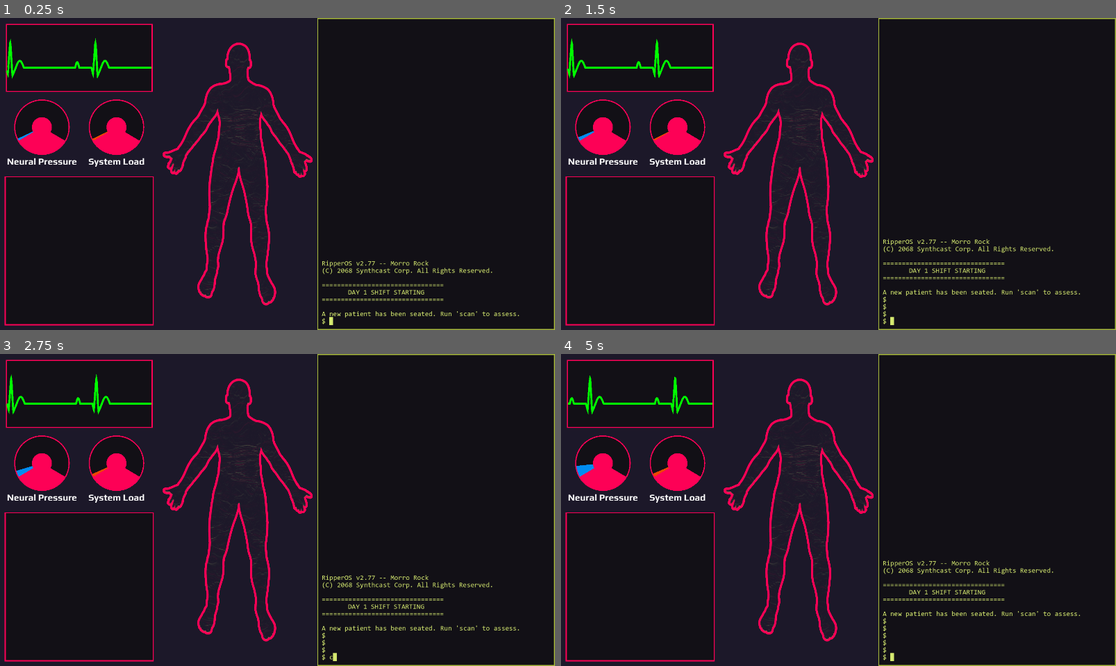
Above: before the commit, frames 1-4 (two rows, left to right).
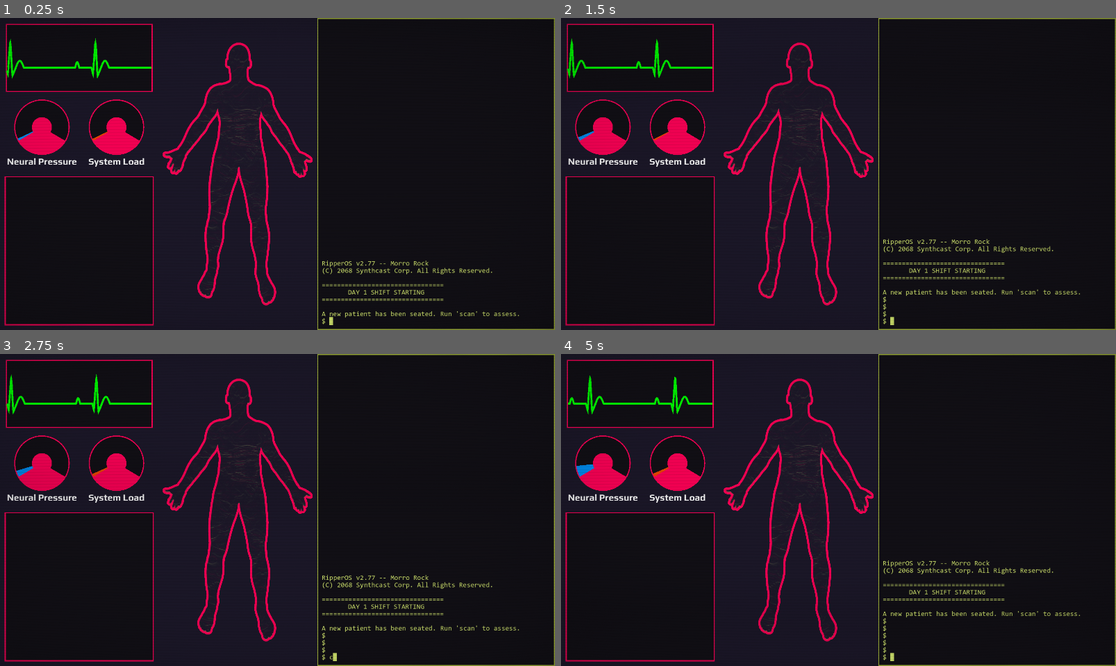
Above: after the commit, the same moments.

Repository: aaronrjackson/ripperdoc
Game: Godot game, scene res://main.tscn
The game is run twice, just before and just after one commit, with the same random seed, the same clock (stepped at 60 frames per second) and the same inputs.
Inputs:
- Up to frame 1 (0.25 s): no input
- Up to frame 2 (1.5 s): tap Enter at 0.5, 0.6 s; hold Right 0.53-1.28 s; hold Down from 1.28 s (still down); tap Keypad Enter at 1.35 s
- Up to frame 3 (2.75 s): release Down at 2.03 s; hold Right from 2.03 s (still down); tap C at 2.1 s
- Up to frame 4 (5 s): release Right at 2.78 s; hold Up 2.78-3.53 s; tap Backspace at 2.85 s; hold Left from 3.53 s (still down); tap Enter at 3.6 s; tap Keypad Enter at 4.35 s

The runs differ from the first frame. In frame 1, 1.3% of the frame differs, in the area x 0-100%, y 0-100%; in frame 2, 1.8%; in frame 3, 2.3%; in frame 4, 1.7%.

Commit message:
game shader

Diff:
--- a/main.tscn
+++ b/main.tscn
@@ -6,6 +6,19 @@
 [ext_resource type="PackedScene" uid="uid://cv0a34so8ikvi" path="res://terminal.tscn" id="3_7mycd"]
 [ext_resource type="PackedScene" uid="uid://ddf5csa45vp5l" path="res://vitals/vitals.tscn" id="4_272bh"]
 [ext_resource type="AudioStream" uid="uid://dj818km5mhv3n" path="res://resources/audio/ambience.wav" id="6_7mycd"]
+[ext_resource type="Shader" uid="uid://depowwq0h55g5" path="res://minigames/crt.gdshader" id="7_272bh"]
+
+[sub_resource type="ShaderMaterial" id="ShaderMaterial_5vw27"]
+shader = ExtResource("7_272bh")
+shader_parameter/scanline_intensity = 0.10000000475
+shader_parameter/scanline_count = 120.000005225
+shader_parameter/vignette_intensity = 0.12400000589
+shader_parameter/flicker_intensity = 0.018000000855
+shader_parameter/noise_intensity = 0.0750000035625
+shader_parameter/bar_intensity = 0.0530000025175
+shader_parameter/bar_speed = 0.1590000075525
+shader_parameter/bar_thickness = 0.1310000062225
+shader_parameter/fisheye_strength = 0.3150000149625
 
 [node name="main" type="Control" unique_id=1977246374]
 layout_mode = 3
@@ -53,3 +66,19 @@
 [node name="AmbiencePlayer" type="AudioStreamPlayer" parent="." unique_id=1730167823]
 stream = ExtResource("6_7mycd")
 volume_db = -24.0
+
+[node name="CRTOverlay" type="ColorRect" parent="." unique_id=444738159]
+material = SubResource("ShaderMaterial_5vw27")
+layout_mode = 1
+anchors_preset = 15
+anchor_right = 1.0
+anchor_bottom = 1.0
+offset_left = -201.0
+offset_top = -114.0
+offset_right = -201.0
+offset_bottom = -114.0
+grow_horizontal = 2
+grow_vertical = 2
+scale = Vector2(1.2, 1.2)
+mouse_filter = 2
+color = Color(0, 0, 0, 0)
--- /dev/null
+++ b/minigames/crt.gdshader
@@ -0,0 +1,73 @@
+shader_type canvas_item;
+
+uniform float scanline_intensity : hint_range(0.0, 1.0) = 0.30;
+uniform float scanline_count : hint_range(10.0, 800.0) = 120.0;
+uniform float vignette_intensity : hint_range(0.0, 2.0) = 0.20;
+uniform float flicker_intensity : hint_range(0.0, 1.0) = 0.05;
+uniform float noise_intensity : hint_range(0.0, 1.0) = 0.10;
+
+// rolling bar
+uniform float bar_intensity : hint_range(0.0, 1.0) = 0.25;
+uniform float bar_speed : hint_range(0.0, 2.0) = 0.18;
+uniform float bar_thickness : hint_range(0.0, 0.5) = 0.08;
+
+// fisheye
+uniform float fisheye_strength : hint_range(0.0, 1.0) = 0.12;
+
+float rand(vec2 co) {
+	return fract(sin(dot(co, vec2(12.9898, 78.233))) * 43758.5453);
+}
+
+vec2 fisheye(vec2 uv, float strength) {
+	vec2 centered = uv - 0.5;
+	float dist = length(centered);
+	float factor = 1.0 + dist * dist * strength;
+	return centered * factor + 0.5;
+}
+
+void fragment() {
+	// fisheye distortion — distort UV before everything else
+	vec2 uv = fisheye(UV, fisheye_strength);
+
+	// discard pixels that land outside 0..1 after fisheye (gives curved screen edge)
+	if (uv.x < 0.0 || uv.x > 1.0 || uv.y < 0.0 || uv.y > 1.0) {
+		COLOR = vec4(0.0, 0.0, 0.0, 1.0);
+		discard;
+	}
+
+	// scanlines
+	float scanline = sin(uv.y * scanline_count * 3.14159);
+	scanline = pow(abs(scanline), 0.5);
+	float scanline_alpha = scanline_intensity * (1.0 - scanline);
+
+	// vignette
+	vec2 vig_uv = uv * (1.0 - uv);
+	float vignette = vig_uv.x * vig_uv.y * 12.0;
+	vignette = clamp(pow(vignette, vignette_intensity), 0.0, 1.0);
+	float vignette_alpha = 1.0 - vignette;
+
+	// flicker
+	float flicker = flicker_intensity * rand(vec2(floor(TIME * 20.0), 0.3));
+
+	// noise
+	float noise = rand(uv + vec2(floor(TIME * 15.0) * 0.01, floor(TIME * 15.0) * 0.007));
+	float noise_alpha = (noise - 0.5) * noise_intensity;
+
+	// rolling bar — slow dark band scrolling down the screen
+	float bar_pos = fract(TIME * bar_speed);
+	float bar_dist = abs(uv.y - bar_pos);
+	// wrap around at edges
+	bar_dist = min(bar_dist, 1.0 - bar_dist);
+	float bar = smoothstep(bar_thickness, 0.0, bar_dist) * bar_intensity;
+
+	// combine
+	float darkness = scanline_alpha + vignette_alpha * 0.5 + flicker + bar;
+	darkness = clamp(darkness, 0.0, 0.92);
+
+	COLOR = vec4(
+		noise_alpha,
+		noise_alpha,
+		noise_alpha,
+		darkness
+	);
+}
--- a/terminal.tscn
+++ b/terminal.tscn
@@ -5,12 +5,22 @@
 [ext_resource type="FontFile" uid="uid://ccd6pdycbdeo5" path="res://resources/fonts/CONSOLAB.TTF" id="3_cvdli"]
 [ext_resource type="FontFile" uid="uid://vjvirrgeyf1f" path="res://resources/fonts/CONSOLAZ.TTF" id="4_i03jj"]
 [ext_resource type="FontFile" uid="uid://b7cgby1b6ex2e" path="res://resources/fonts/CONSOLAI.TTF" id="5_icv5u"]
+[ext_resource type="Shader" uid="uid://depowwq0h55g5" path="res://minigames/crt.gdshader" id="6_i03jj"]
 
 [sub_resource type="StyleBoxFlat" id="StyleBoxFlat_yrvhh"]
 bg_color = Color(0.6526734, 0.7235997, 0.24019825, 1)
 
 [sub_resource type="StyleBoxFlat" id="StyleBoxFlat_cvdli"]
 bg_color = Color(0.07058824, 0.0627451, 0.08627451, 1)
+
+[sub_resource type="ShaderMaterial" id="ShaderMaterial_cvdli"]
+shader = ExtResource("6_i03jj")
+shader_parameter/scanline_intensity = 1.0
+shader_parameter/scanline_count = 10.0
+shader_parameter/vignette_intensity = 0.246000011685
+shader_parameter/flicker_intensity = 0.018
+shader_parameter/noise_intensity = 0.190000009025
+shader_parameter/glow_intensity = 0.2000000095
 
 [node name="Terminal" type="Control" unique_id=270556858]
 custom_minimum_size = Vector2(100, 100)
@@ -79,3 +89,15 @@
 vertical_alignment = 2
 
 [node name="VirusPlayer" type="AudioStreamPlayer" parent="." unique_id=1914784492]
+
+[node name="CRTOverlay" type="ColorRect" parent="." unique_id=305005246]
+visible = false
+material = SubResource("ShaderMaterial_cvdli")
+layout_mode = 1
+anchors_preset = 15
+anchor_right = 1.0
+anchor_bottom = 1.0
+grow_horizontal = 2
+grow_vertical = 2
+mouse_filter = 2
+color = Color(0, 0, 0, 0)
Not shown, added: minigames/crt.gdshader.uid
